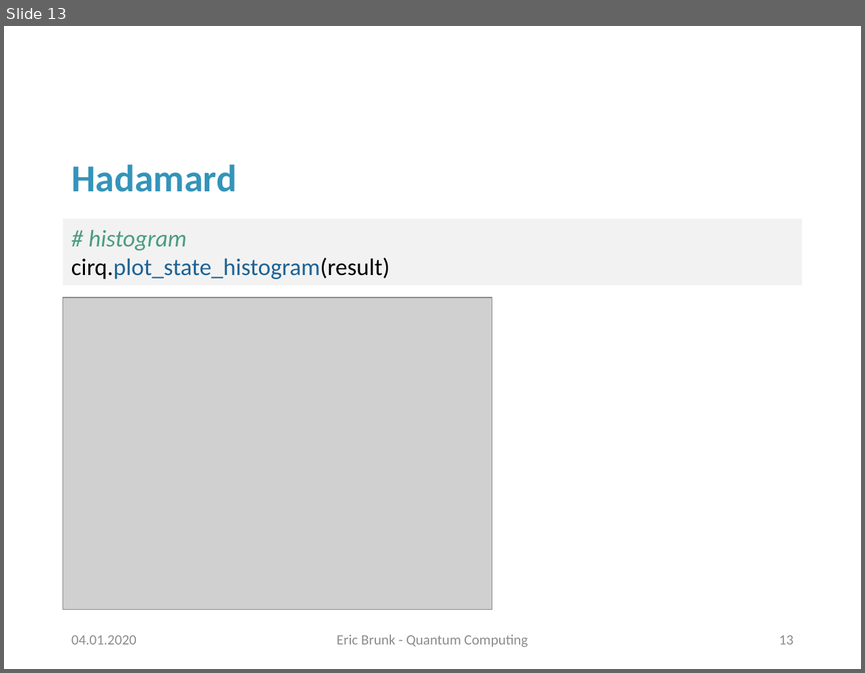
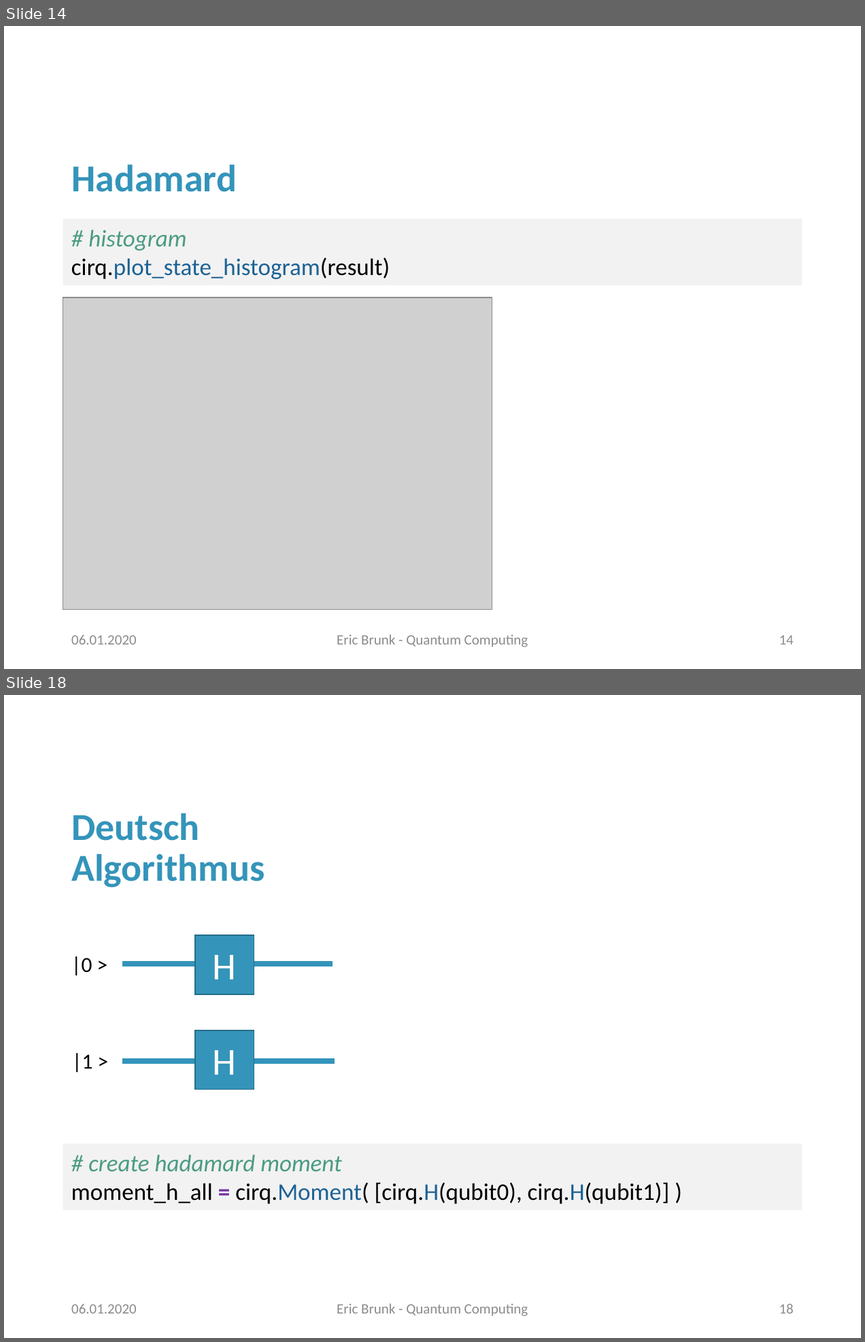
Before and after one commit to erxn91/quantum_computing, a slide deck: Präsentation.pptx. Shown one above the other, each under a label of ours: slide 13 before the commit, slides 14 and 18 after it; the slides between them are not shown. The pictures are 865x673 and 865x1342 pixels, drawn with LibreOffice and Linux fonts; fonts in the diff are those of the drawing; grey boxes stand for pictures; background and template pictures are left out. Boxes give left, top, right and bottom in pixels: in the first picture for what was removed or moved away, otherwise in the second. Text is boxed around its words. In the diff, an @@ line names an element or a change of style, - is before the commit and + after.

Commit message:
Deutsch-Jozsa

```diff
--- a/Präsentation.pptx
+++ b/Präsentation.pptx
@@ slide 18 added at [4,695,861,1338], background #FFFFFF @@
@@ title added at [71,813,265,887], 32 pt, text #3494BA, bold @@
+Deutsch Algorithmus
@@ group added at [71,935,334,1089]: 2 lines, 2 texts, 2 rectangles @@
+|0 >
+H
+H
+|1 >
@@ rectangle added at [63,1143,802,1209], fill #F2F2F2, 20 pt, text #000000 @@
+# create hadamard moment
+moment_h_all = cirq.Moment( [cirq.H(qubit0), cirq.H(qubit1)] )
@@ text added at [71,1304,137,1313], 12 pt, text #8C8C8C @@
+06.01.2020
@@ text added at [337,1303,528,1316], 12 pt, text #8C8C8C @@
+Eric Brunk - Quantum Computing
@@ page number added at [779,1304,793,1313], 12 pt, text #8C8C8C @@
+18
@@ what was slide 13 is now slide 14 @@
@@ slide 14 changed as well @@
@@ text at [71,635,137,644]: text changed @@
-04.01.2020
+06.01.2020
@@ page number at [779,635,793,644]: text changed @@
-13
+14
```
Also in this commit, not shown: 12 other slides changed, 11 other slides added, 3 other files.
